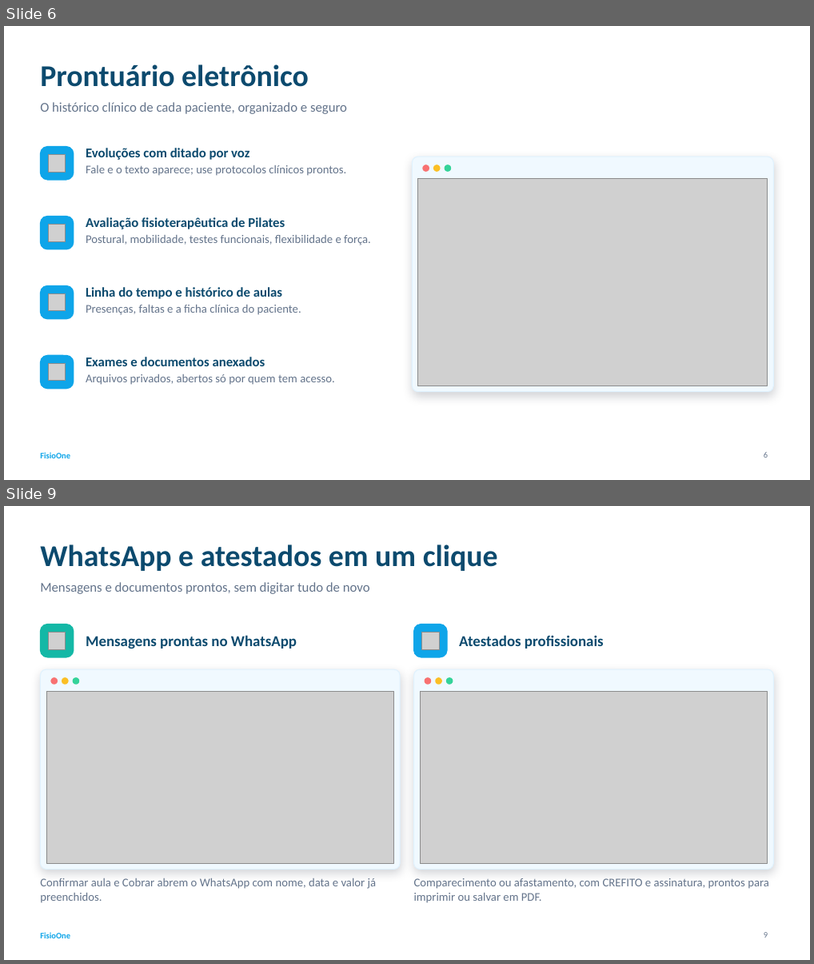
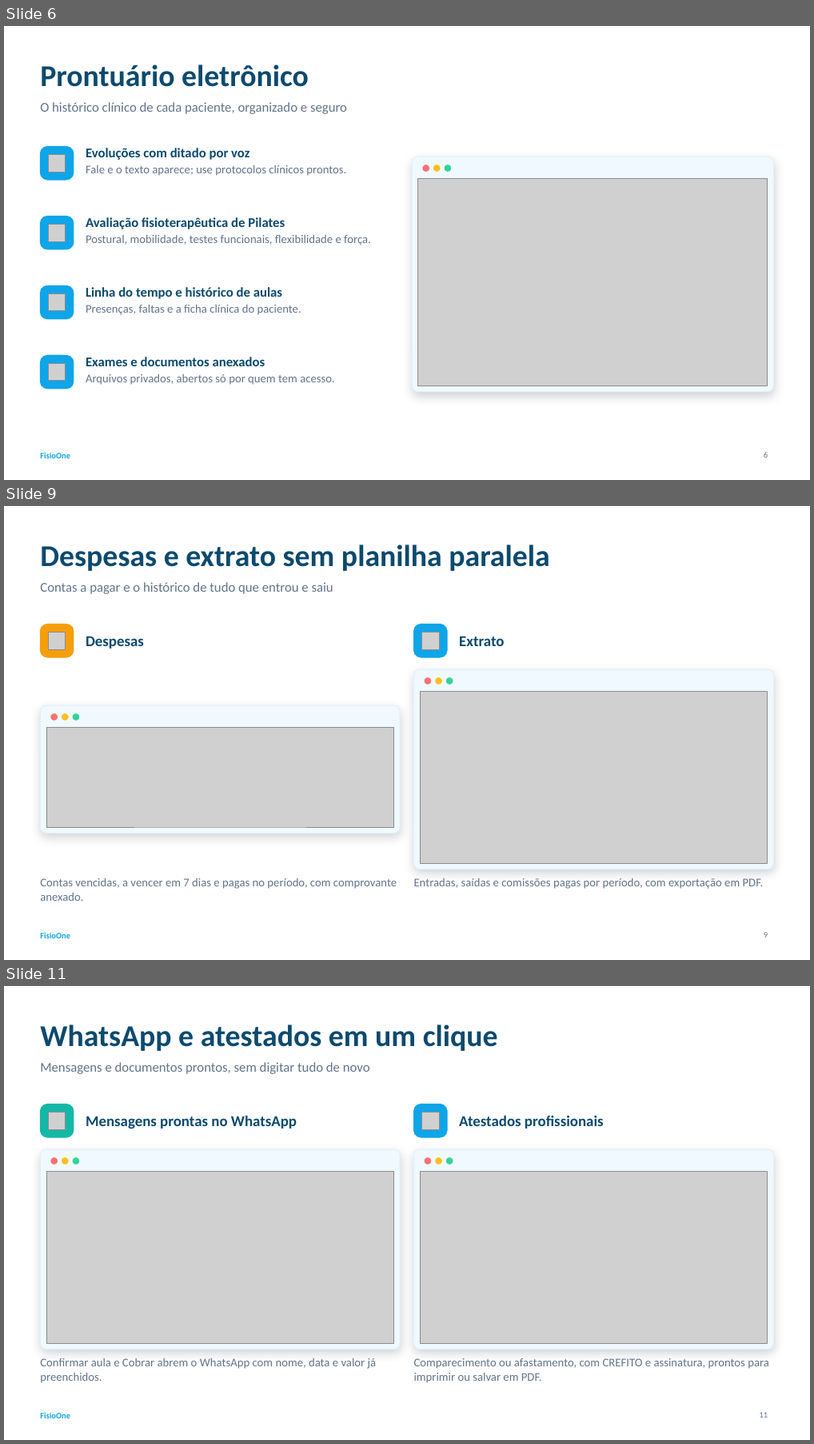
Before and after one commit to andremacedodev/ClinicaFisioterapia, a slide deck: docs/apresentacao/FisioOne_Apresentacao.pptx. Shown one above the other, each under a label of ours: slides 6 and 9 before the commit, slides 6, 9 and 11 after it; the slides between them are not shown. The pictures are 814x964 and 814x1444 pixels, drawn with LibreOffice and Linux fonts; fonts in the diff are those of the drawing; grey boxes stand for pictures. Boxes give left, top, right and bottom in pixels: in the first picture for what was removed or moved away, otherwise in the second. Text is boxed around its words. In the diff, an @@ line names an element or a change of style, - is before the commit and + after.

```diff
--- a/docs/apresentacao/FisioOne_Apresentacao.pptx
+++ b/docs/apresentacao/FisioOne_Apresentacao.pptx
@@ slide 9 added at (x1=4, y1=506, x2=810, y2=960), background #FFFFFF; not listed: 1 template element that a slide beside it also shows @@
@@ title added at (x1=40, y1=544, x2=550, y2=571), 36 pt, text #0C4A6E, bold @@
+Despesas e extrato sem planilha paralela
@@ text added at (x1=40, y1=582, x2=334, y2=594), 16 pt, text #64748B @@
+Contas a pagar e o histórico de tudo que entrou e saiu
@@ rounded rectangle added at (x1=40, y1=624, x2=74, y2=657), fill #F59E0B, outline #F59E0B 1 pt @@
@@ rounded rectangle added at (x1=414, y1=624, x2=447, y2=657), fill #0EA5E9, outline #0EA5E9 1 pt @@
@@ picture added at (x1=48, y1=632, x2=66, y2=649) @@
@@ text added at (x1=86, y1=636, x2=144, y2=648), 18 pt, text #0C4A6E, bold @@
+Despesas
@@ picture added at (x1=422, y1=632, x2=439, y2=649) @@
@@ text added at (x1=459, y1=636, x2=504, y2=646), 18 pt, text #0C4A6E, bold @@
+Extrato
@@ rounded rectangle added at (x1=414, y1=669, x2=774, y2=869), fill #F0F9FF, outline #E0F2FE 1 pt @@
@@ picture added at (x1=420, y1=691, x2=768, y2=863) @@
@@ ellipse added at (x1=425, y1=678, x2=431, y2=684), fill #F87171, outline #F87171 1 pt @@
@@ ellipse added at (x1=436, y1=678, x2=442, y2=684), fill #FBBF24, outline #FBBF24 1 pt @@
@@ ellipse added at (x1=447, y1=678, x2=453, y2=684), fill #34D399, outline #34D399 1 pt @@
@@ rounded rectangle added at (x1=40, y1=706, x2=400, y2=833), fill #F0F9FF, outline #E0F2FE 1 pt @@
@@ ellipse added at (x1=51, y1=714, x2=58, y2=720), fill #F87171, outline #F87171 1 pt @@
@@ ellipse added at (x1=62, y1=714, x2=68, y2=720), fill #FBBF24, outline #FBBF24 1 pt @@
@@ ellipse added at (x1=73, y1=714, x2=79, y2=720), fill #34D399, outline #34D399 1 pt @@
@@ picture added at (x1=46, y1=728, x2=394, y2=828) @@
@@ text added at (x1=40, y1=878, x2=397, y2=900), 14 pt, text #64748B @@
+Contas vencidas, a vencer em 7 dias e pagas no período, com comprovante anexado.
@@ text added at (x1=414, y1=878, x2=764, y2=888), 14 pt, text #64748B @@
+Entradas, saídas e comissões pagas por período, com exportação em PDF.
@@ page number added at (x1=764, y1=932, x2=768, y2=937), 10 pt, text #64748B @@
+9
@@ what was slide 9 is now slide 11 @@
@@ page number at (x1=760, y1=1412, x2=769, y2=1417): text changed @@
-9
+11
```
Also in this commit, not shown: 2 slides changed, 2 other slides added, 1 slide removed, 6 other files.
